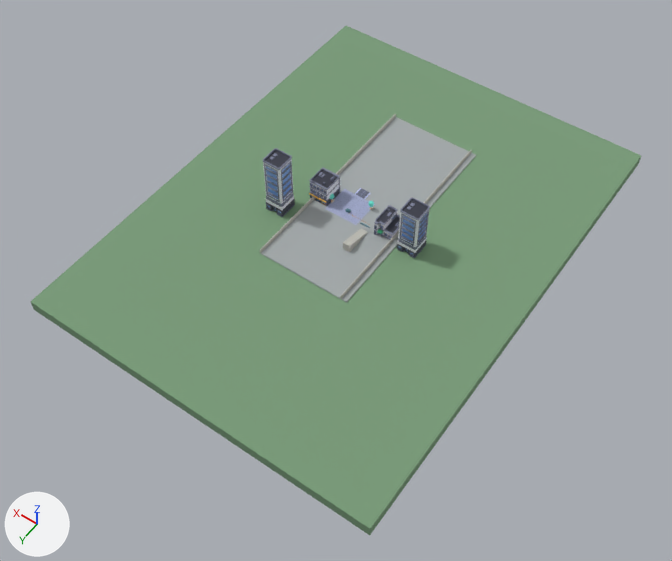
A saved change to the OBJ model Games/GuruttoWorld/Assets/Models/Sunrise/BlockBatches/Street-2.obj.
One viewpoint serves both versions: a 50 mm lens placed at (-161.0, 301.0, 327.0), pointed at (-8.0, 87.0, -9.0). Lighting does not change. The marker at lower left points along +X, +Y and +Z. The picture after the commit comes second. Where no turn or scale is listed for an object, it has been applied to the vertices. Vertices at exactly the same position are counted once.

In view in the first picture: 'Street-2'.
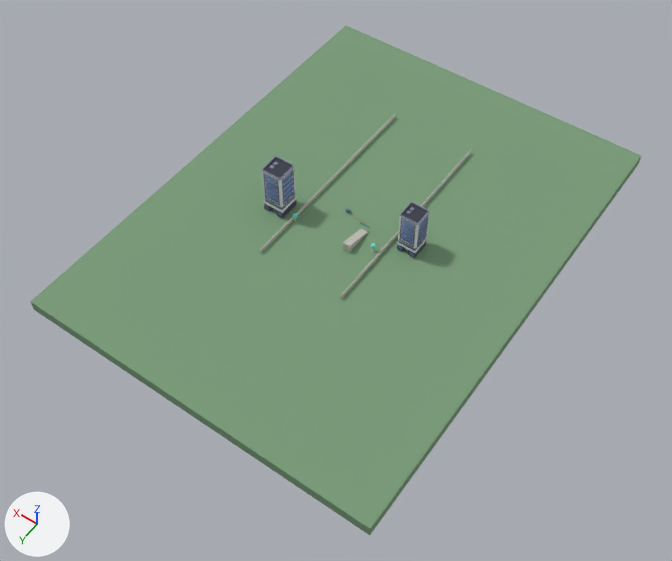
Boxes (x1, y1, x2, y2) around the edits, measured in the pictures (672 x 561 px; the box of a moved part takes in the faces that stretch with it):
'Street-2', reshaped: (31, 26, 641, 535) in both
part 1 of me_street_2, moved or reshaped: before (401, 231, 413, 238); after (401, 233, 413, 241)
part 2 of me_street_2, moved or reshaped: before (400, 236, 413, 243); after (401, 229, 414, 236)
part 3 of me_street_2, moved or reshaped: before (265, 174, 277, 181); after (264, 176, 277, 184)
part 4 of me_street_2, moved or reshaped: before (266, 180, 277, 187); after (264, 181, 277, 189)
part 5 of me_street_2, moved or reshaped: before (282, 171, 292, 180); after (283, 173, 294, 183)
part 6 of me_street_2, moved or reshaped: before (283, 177, 292, 186); after (283, 178, 294, 188)
part 7 of me_street_2, deleted: before (265, 165, 429, 240)
part 8 of me_street_2, moved or reshaped: before (260, 115, 476, 303); after (262, 156, 298, 221)
part 9 of me_street_2, moved or reshaped: before (397, 197, 430, 257); after (370, 202, 430, 257)

The change, as a list of edits to the scene's bpy script:
```text
Change mat_surface1:
    remove mat_surface1.base_color = (0.372, 0.402, 0.408)  # grey #a4aaab
    add mat_surface1.texture = img_colormap_png
Change mat_surface3:
    remove mat_surface3.texture = img_colormap_png
    add mat_surface3.base_color = (0.161, 0.788, 0.671)  # cyan #70e6d6
Change mat_surface7:
    remove mat_surface7.texture = img_paving_png
    add mat_surface7.base_color = (0.6, 0.288, 0.072)  # orange #cb924c
Change mat_surface8:
    mat_surface8.base_color: (0.6, 0.288, 0.072) -> (0.516, 0.51, 0.462)  # orange #cb924c -> grey #bebdb5
Change me_street_2:
    used by ob_street_2; location = (0.0, 0.0, 0.0)
    remove me_street_2.from_pydata(...)  # 4880 vertices, 7797 faces; spans x -90.0..90.0, y -60.0..180.0, z -7.0..32.0
    add me_street_2.from_pydata(...)  # 2127 vertices, 3096 faces; spans x -90.0..90.0, y -60.0..180.0, z -7.0..26.0
    me_street_2 part 1: the loose piece of 8 vertices spanning x -32.0..-26.0, y 62.0, z 13.0 is moved by (0.0, 0.0, -1.0), in mat_surface1 (picture img_colormap_png)
    me_street_2 part 2: the loose piece of 8 vertices spanning x -32.0..-26.0, y 62.0, z 10.0 is moved by (0.0, 0.0, 4.0), in mat_surface1 (picture img_colormap_png)
    me_street_2 part 3: the loose piece of 8 vertices spanning x 32.0..38.0, y 77.0, z 24.0 is moved by (0.0, 1.0, -1.0), in mat_surface1 (picture img_colormap_png)
    me_street_2 part 4: the loose piece of 8 vertices spanning x 32.0..38.0, y 77.0, z 20.0 is moved by (0.0, 1.0, -1.0), in mat_surface1 (picture img_colormap_png)
    me_street_2 part 5: the loose piece of 8 vertices spanning x 30.0, y 69.0..75.0, z 24.0 is moved by (-1.0, 0.0, -1.0), in mat_surface1 (picture img_colormap_png)
    me_street_2 part 6: the loose piece of 8 vertices spanning x 30.0, y 69.0..75.0, z 20.0 is moved by (-1.0, 0.0, -1.0), in mat_surface1 (picture img_colormap_png)
    me_street_2 part 7: 125 loose pieces with 3307 vertices, spanning x -34.0..40.0, y 40.0..77.0, z 0.0..28.0, are deleted
    me_street_2 part 8: 55 vertices moved within x 30.0..40.0, y 67.0..77.0, z 0.0..24.0; 380 vertices removed from x -23.0..40.0, y -12.0..100.0, z -1.0..32.0; 638 vertices added at x 23.0..41.0, y 66.0..78.0, z 0.0..26.0
    me_street_2 part 9: 64 vertices moved within x -34.0..-24.0, y 52.0..62.0, z 7.0..20.0; 302 vertices removed from x -34.0..-24.0, y 52.0..62.0, z 3.0..26.0; 594 vertices added at x -34.0..-15.0, y 52.0..70.0, z 0.0..23.0
    other edits to the shape of me_street_2 do not show in these pictures
    remove me_street_2.materials.append(mat_surface5)  # picture img_asphalt_png
    remove me_street_2.materials.append(mat_surface11)  # grey #bebdb5
    remove me_street_2.materials.append(mat_surface12)  # cyan #73eddd
    remove me_street_2.materials.append(mat_surface17)  # beige #ffd990
    remove me_street_2.materials.append(mat_surface14)  # white #ffffff
    remove me_street_2.materials.append(mat_surface15)  # cyan #70e6d6
    remove me_street_2.materials.append(mat_surface16)  # beige #f2be9e
    remove me_street_2.materials.append(mat_surface13)  # blue #cfc2ff
    remove me_street_2.materials.append(mat_surface10)  # cyan #4f7783
```
